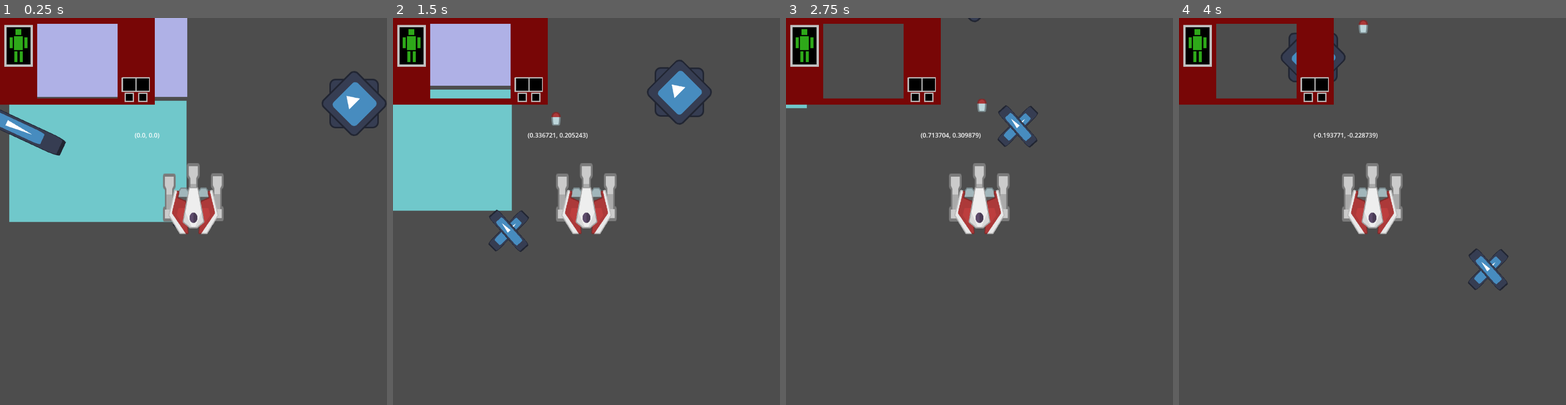
Above: before the commit, frames 1-4 (left to right).
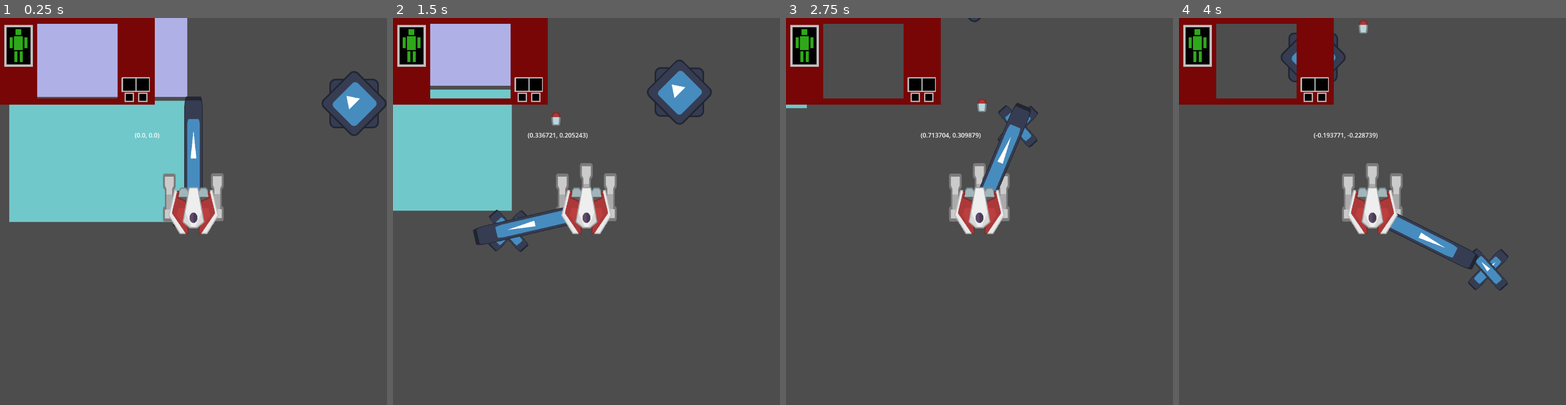
Above: after the commit, the same moments.

Repository: alin-but-real/gamenr1
Game: Godot game, scene res://scenes/main.tscn
Two runs of this game, one before a commit and one after it. Both use one fixed random seed, a clock stepped at 60 frames per second and the inputs below. The engine's default icon, where the game draws it, is replaced by a stand-in: a white triangle on a blue panel in a dark square.
Inputs (mouse positions are in pixels of both pictures, inside the frame that each line leads up to):
- Up to frame 1 (0.25 s): no input
- Up to frame 2 (1.5 s): tap Enter at 0.5 s; move the mouse to (582, 145) at 0.52 s; hold D (move_right) 0.53-1.28 s; hold Space (fire_weapon_0) 0.53-1.28 s; move the mouse to (509, 230) at 1.27 s; hold S (move_backward) from 1.28 s (still down); tap 1 (fire_weapon_1) at 1.35 s
- Up to frame 3 (2.75 s): move the mouse to (1018, 126) at 2.02 s; release S (move_backward) at 2.03 s; hold D (move_right) from 2.03 s (still down); hold 2 (fire_weapon_2) from 2.03 s (still down)
- Up to frame 4 (4 s): move the mouse to (1353, 288) at 2.77 s; release D (move_right) at 2.78 s; release 2 (fire_weapon_2) at 2.78 s; hold W (move_forward) 2.78-3.53 s; tap Space (fire_weapon_0) at 2.85 s; move the mouse to (1488, 269) at 3.52 s; hold A (move_left) from 3.53 s (still down); hold 1 (fire_weapon_1) from 3.53 s (still down)

The runs differ from the first frame. In frame 1, 1.7% of the frame differs, in the area x 0-53%, y 20-45%; in frame 2, 0.7%; in frame 3, 0.8%; in frame 4, 0.8%.

Commit message:
nevermind im an idiot

Diff:
--- a/scenes/debug/debug_points_2_mouse.gd
+++ b/scenes/debug/debug_points_2_mouse.gd
@@ -11,4 +11,5 @@
 func _process(delta: float) -> void:
 
 	#I HAVE NO IDEA WHY THIS WORKS. DON'T TOUCH IT
-	rotation = (-global_position).angle_to(global_position - crosshair.global_position)  + PI / 1.5
+	# rotation = (-global_position).angle_to(global_position - crosshair.global_position)  + PI / 1.5
+	rotation = global_position.angle_to_point(crosshair.global_position) + PI / 2
--- a/scenes/main.tscn
+++ b/scenes/main.tscn
@@ -21,6 +21,8 @@
 offset_right = 135.0
 offset_bottom = -138.0
 script = ExtResource("2_tbgi4")
+
+[node name="DebugPoints2Mouse" parent="Player" instance=ExtResource("6_tefeu")]
 
 [node name="background" type="ColorRect" parent="."]
 anchors_preset = 8
@@ -90,6 +92,3 @@
 [node name="Crosshair" parent="." node_paths=PackedStringArray("player") instance=ExtResource("2_jyhfs")]
 position = Vector2(1158, 610)
 player = NodePath("../Player")
-
-[node name="DebugPoints2Mouse" parent="." instance=ExtResource("6_tefeu")]
-position = Vector2(551, 323)
